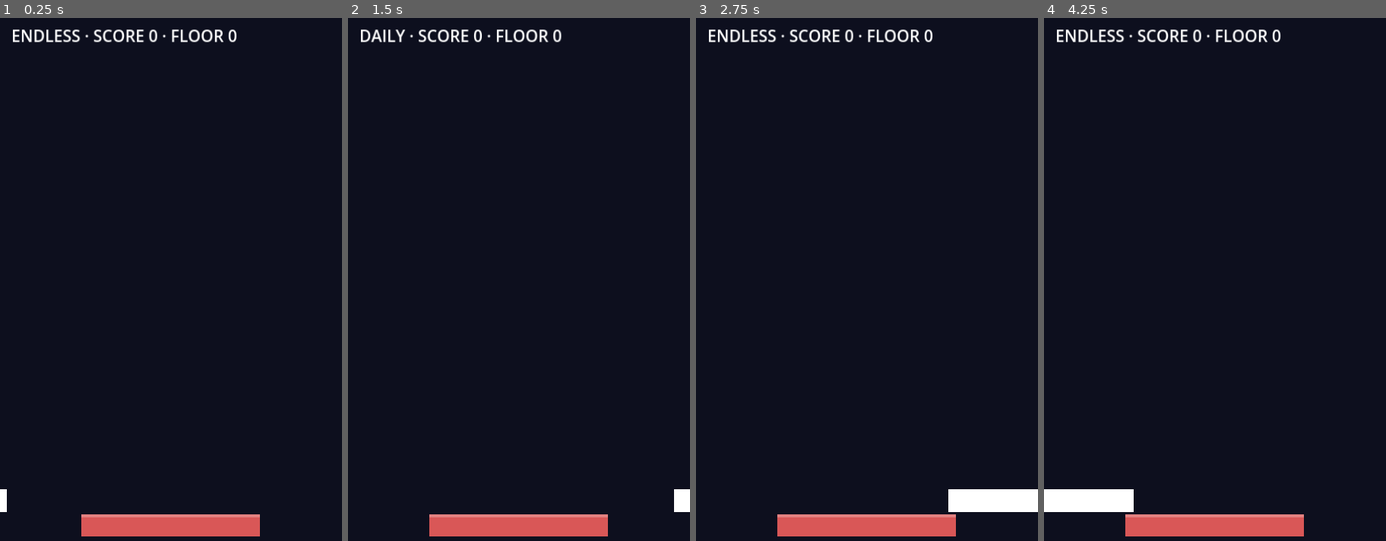
Above: before the commit, frames 1-4 (left to right).
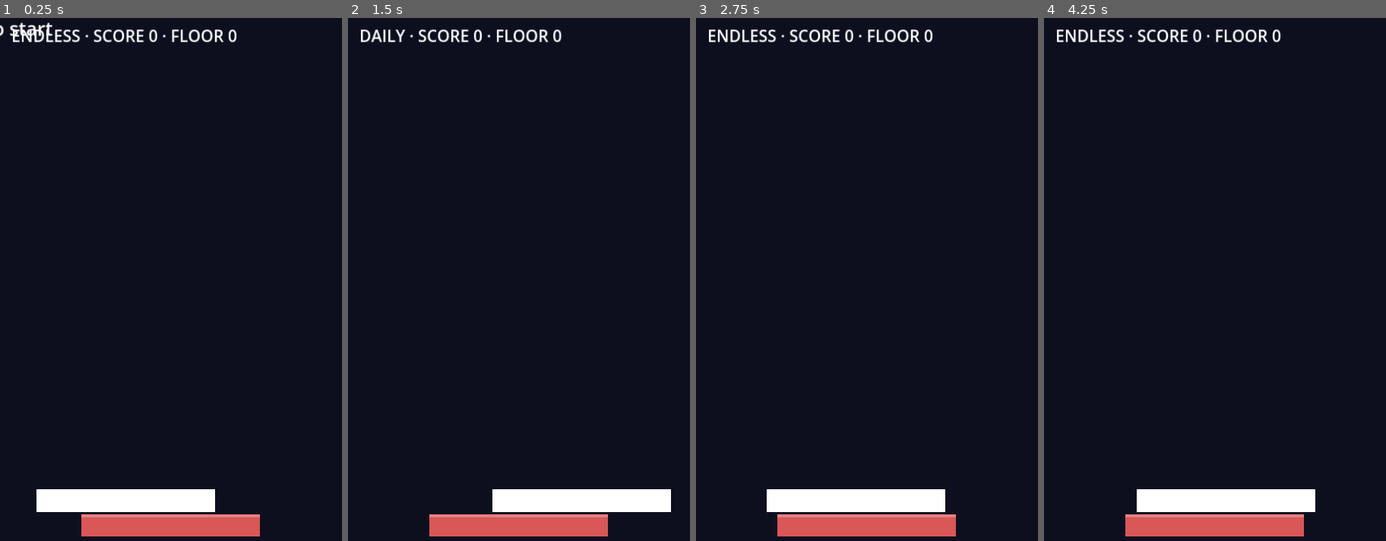
Above: after the commit, the same moments.

Repository: SeanShaffer88/SpliceStack
Game: Godot game, scene res://Main.tscn
Two runs of this game, one before a commit and one after it. Both use one fixed random seed, a clock stepped at 60 frames per second and the inputs below.
Inputs (mouse positions are in pixels of both pictures, inside the frame that each line leads up to):
- Up to frame 1 (0.25 s): no input
- Up to frame 2 (1.5 s): tap Enter at 0.5 s; move the mouse to (594, 289) at 0.52 s; tap 1 at 0.6 s; click (594, 289) at 0.67 s; move the mouse to (450, 352) at 1.27 s; tap 2 at 1.35 s; click (450, 352) at 1.42 s
- Up to frame 3 (2.75 s): move the mouse to (901, 185) at 2.02 s; tap 1 at 2.1 s; click (901, 185) at 2.17 s
- Up to frame 4 (4.25 s): move the mouse to (1197, 441) at 2.77 s; tap 2 at 2.85 s; click (1197, 441) at 2.92 s; move the mouse to (1317, 410) at 3.52 s; tap 1 at 3.6 s; click (1317, 410) at 3.67 s

The runs differ from the first frame. In frame 1, 2.5% of the frame differs, in the area x 0-63%, y 0-95%; in frame 2, 2.5%; in frame 3, 3.4%, in the area x 20-100%, y 90-95%; in frame 4, 3.4%.

Commit message:
v1.0.2: moving block spawns fully on-screen and animates on the start screen

Diff:
--- a/main.gd
+++ b/main.gd
@@ -45,6 +45,7 @@
 	rng.randomize()
 	best = _load_best(mode)
 	_reset()
+	msg_label.text = "SPLICE STACK — %s\nTap to start" % mode.to_upper()
 	_update_labels()
 
 func _reset() -> void:
@@ -69,9 +70,9 @@
 	var from_left := r.randf() < 0.5
 	cur_jitter = 0.94 + r.randf() * 0.12 if mode == "daily" else 1.0
 	if from_left:
-		cur = {"x": -float(top["w"]) + 14.0, "w": float(top["w"]), "dir": 1.0}
+		cur = {"x": 0.0, "w": float(top["w"]), "dir": 1.0}
 	else:
-		cur = {"x": VIEW_W - 14.0, "w": float(top["w"]), "dir": -1.0}
+		cur = {"x": VIEW_W - float(top["w"]), "w": float(top["w"]), "dir": -1.0}
 
 func _speed() -> float:
 	return minf(890.0, 308.0 + float(_floor()) * 14.0) * cur_jitter
@@ -222,13 +223,13 @@
 
 func _process(delta: float) -> void:
 	_update_falling(delta)
-	if state == "play":
+	if state != "dead":
 		cur["x"] = float(cur["x"]) + float(cur["dir"]) * _speed() * delta
-		if float(cur["x"]) < -float(cur["w"]) + 14.0:
-			cur["x"] = -float(cur["w"]) + 14.0
+		if float(cur["x"]) < 0.0:
+			cur["x"] = 0.0
 			cur["dir"] = 1.0
-		if float(cur["x"]) > VIEW_W - 14.0:
-			cur["x"] = VIEW_W - 14.0
+		if float(cur["x"]) > VIEW_W - float(cur["w"]):
+			cur["x"] = VIEW_W - float(cur["w"])
 			cur["dir"] = -1.0
 	var target := maxf(0.0, float(stack.size() - 9) * BLOCK_H)
 	cam_y = lerpf(cam_y, target, minf(1.0, delta * 4.0))
